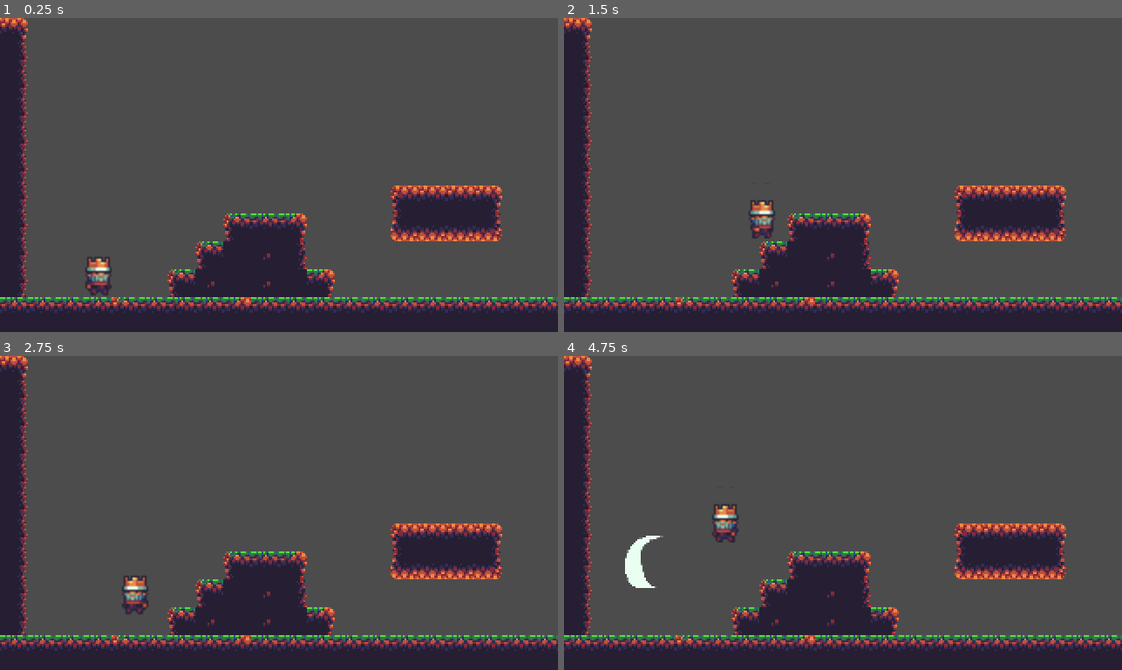
Above: before the commit, frames 1-4 (two rows, left to right).
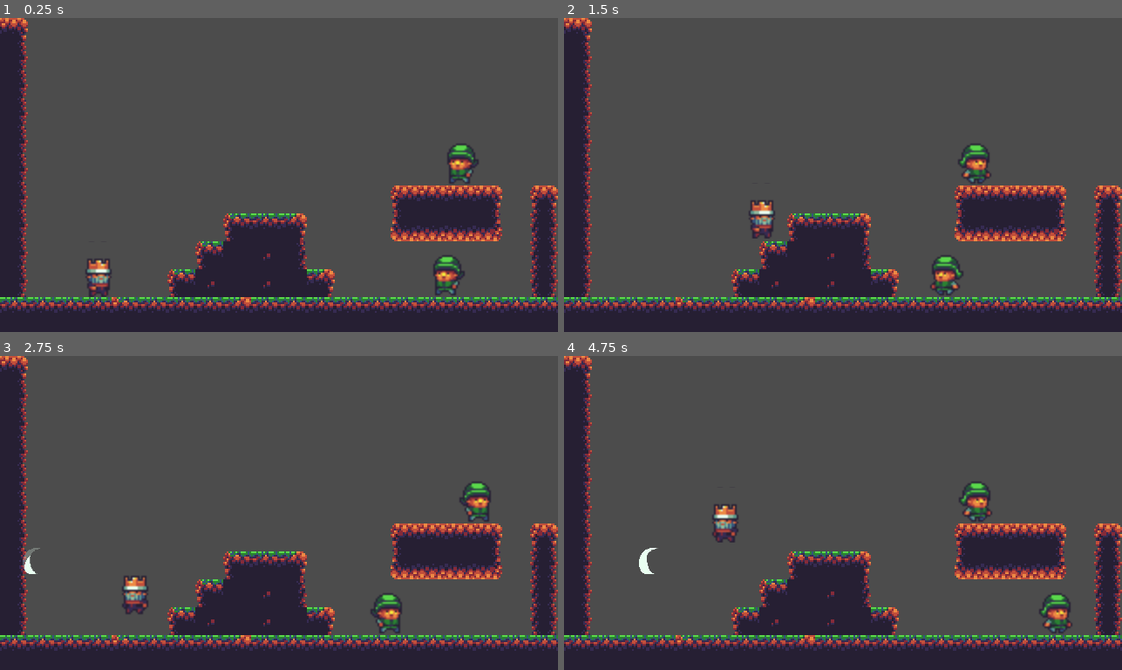
Above: after the commit, the same moments.

Repository: thaian229/Godot-Bizarre-Adventure
Game: Godot game, scene res://scenes/StageOne.tscn
Same seed, same stepped clock (60 frames per second), same inputs: the game is played once before the commit and once after it.
Inputs:
- Up to frame 1 (0.25 s): no input
- Up to frame 2 (1.5 s): hold D (move_right) from 0.53 s (still down); tap Space (attack) at 0.6, 1.35 s; tap W (jump) at 0.77 s
- Up to frame 3 (2.75 s): tap W (jump) at 1.52 s; release D (move_right) at 2.03 s; hold A (move_left) from 2.03 s (still down); tap Space (attack) at 2.1 s
- Up to frame 4 (4.75 s): release A (move_left) at 2.78 s; hold D (move_right) 2.78-4.28 s; tap Space (attack) at 2.85, 3.6, 4.35 s; tap W (jump) at 3.02, 3.77, 4.52 s; hold A (move_left) from 4.28 s (still down)

The runs differ from the first frame. In frame 1, 2.9% of the frame differs, in the area x 15-100%, y 40-89%; in frame 2, 2.6%; in frame 3, 2.7%; in frame 4, 3.2%, in the area x 10-100%, y 40-89%.

Commit message:
add Enemy basic movement

Diff:
--- a/project.godot
+++ b/project.godot
@@ -10,6 +10,11 @@
 
 _global_script_classes=[ {
 "base": "KinematicBody2D",
+"class": "Enemy",
+"language": "GDScript",
+"path": "res://scenes/Enemy.gd"
+}, {
+"base": "KinematicBody2D",
 "class": "Player",
 "language": "GDScript",
 "path": "res://scenes/Player.gd"
@@ -20,6 +25,7 @@
 "path": "res://scenes/Slash.gd"
 } ]
 _global_script_class_icons={
+"Enemy": "",
 "Player": "",
 "Slash": ""
 }
--- /dev/null
+++ b/scenes/Enemy.gd
@@ -0,0 +1,39 @@
+class_name Enemy
+extends KinematicBody2D
+# Simple, base enemy entity
+
+export(int, 0, 200) var speed := 30
+export(int, 0, 500) var gravity := 200
+
+var _direction := Vector2.ZERO
+var _velocity := Vector2.ZERO
+
+onready var animation := $AnimatedSprite as AnimatedSprite
+onready var ground_check := $RayCast2D as RayCast2D
+onready var screen_size := get_viewport_rect().size
+
+func _ready():
+	_direction.x = -1
+	ground_check.position.x = -abs(ground_check.position.x)
+
+func _physics_process(delta: float) -> void:
+	# update move
+	self._update_move(delta)
+	_velocity = move_and_slide(_velocity, Vector2.UP)
+
+	# Prevent player go out of viewport
+	position.x = clamp(position.x, 0, screen_size.x)
+	position.y = clamp(position.y, 0, screen_size.y)
+
+
+func _update_move(delta: float) -> void:
+	# turn on contracting walls or ledges
+	if is_on_wall() or not ground_check.is_colliding():
+		_direction.x *= -1
+		ground_check.position.x *= -1
+
+	_velocity.x = speed * _direction.x
+	_velocity.y += gravity * delta
+
+	animation.flip_h = _direction.x < 0
+	animation.play("walk")
--- /dev/null
+++ b/scenes/Enemy.tscn
@@ -0,0 +1,50 @@
+[gd_scene load_steps=9 format=2]
+
+[ext_resource path="res://sprites/characters.png" type="Texture" id=1]
+[ext_resource path="res://scenes/Enemy.gd" type="Script" id=2]
+
+[sub_resource type="AtlasTexture" id=1]
+atlas = ExtResource( 1 )
+region = Rect2( 0, 64, 32, 32 )
+
+[sub_resource type="AtlasTexture" id=2]
+atlas = ExtResource( 1 )
+region = Rect2( 32, 64, 32, 32 )
+
+[sub_resource type="AtlasTexture" id=3]
+atlas = ExtResource( 1 )
+region = Rect2( 64, 64, 32, 32 )
+
+[sub_resource type="AtlasTexture" id=4]
+atlas = ExtResource( 1 )
+region = Rect2( 96, 64, 32, 32 )
+
+[sub_resource type="SpriteFrames" id=5]
+animations = [ {
+"frames": [ SubResource( 1 ), SubResource( 2 ), SubResource( 3 ), SubResource( 4 ) ],
+"loop": true,
+"name": "walk",
+"speed": 5.0
+} ]
+
+[sub_resource type="RectangleShape2D" id=6]
+extents = Vector2( 9, 11.5 )
+
+[node name="Enemy" type="KinematicBody2D"]
+script = ExtResource( 2 )
+__meta__ = {
+"_edit_group_": true
+}
+
+[node name="AnimatedSprite" type="AnimatedSprite" parent="."]
+frames = SubResource( 5 )
+animation = "walk"
+
+[node name="CollisionShape2D" type="CollisionShape2D" parent="."]
+position = Vector2( -1, 4.5 )
+shape = SubResource( 6 )
+
+[node name="RayCast2D" type="RayCast2D" parent="."]
+position = Vector2( 8, 10 )
+enabled = true
+cast_to = Vector2( 0, 10 )
--- a/scenes/Player.gd
+++ b/scenes/Player.gd
@@ -25,15 +25,14 @@
 	self._move_update()
 	# handle move vertically
 	self._jump_update(delta)
-	# animation for basic movement
-	self._change_move_animation()
 
 	_velocity = move_and_slide(_velocity, Vector2.UP)
-
 	# Prevent player go out of viewport
 	position.x = clamp(position.x, 0, screen_size.x)
 	position.y = clamp(position.y, 0, screen_size.y)
 
+	# animation for basic movement
+	self._change_move_animation()
 	# handle attack
 	self._handle_attack()
 
--- a/scenes/Slash.tscn
+++ b/scenes/Slash.tscn
@@ -28,9 +28,10 @@
 } ]
 
 [sub_resource type="RectangleShape2D" id=6]
-extents = Vector2( 9, 10 )
+extents = Vector2( 12, 14 )
 
 [node name="Slash" type="Area2D"]
+scale = Vector2( 0.5, 0.5 )
 script = ExtResource( 2 )
 
 [node name="AnimatedSprite" type="AnimatedSprite" parent="."]
@@ -41,8 +42,8 @@
 
 [node name="VisibilityNotifier2D" type="VisibilityNotifier2D" parent="."]
 visible = false
-position = Vector2( 7.10543e-15, -1.5 )
-scale = Vector2( 1.2, 1.25 )
+position = Vector2( 7.10543e-15, 9.53674e-07 )
+scale = Vector2( 1.2, 1.4 )
 
 [connection signal="body_entered" from="." to="." method="_on_Slash_body_entered"]
 [connection signal="screen_exited" from="VisibilityNotifier2D" to="." method="_on_VisibilityNotifier2D_screen_exited"]
--- a/scenes/StageOne.tscn
+++ b/scenes/StageOne.tscn
@@ -1,6 +1,7 @@
-[gd_scene load_steps=18 format=2]
+[gd_scene load_steps=19 format=2]
 
 [ext_resource path="res://scenes/Player.tscn" type="PackedScene" id=1]
+[ext_resource path="res://scenes/Enemy.tscn" type="PackedScene" id=2]
 [ext_resource path="res://sprites/sheet.png" type="Texture" id=3]
 
 [sub_resource type="ConvexPolygonShape2D" id=1]
@@ -162,7 +163,13 @@
 tile_set = SubResource( 15 )
 cell_size = Vector2( 16, 16 )
 format = 1
-tile_data = PoolIntArray( 0, 0, 5, 65536, 0, 65541, 131072,  …(98 unchanged characters)… 3231, 0, 4, 393232, 0, 4, 393233, 0, 5, 458752, 0, 65541, 458760, 0, 65537, 458761, 0, 1, 458762, 0, 65538, 458766, 1610612736, 5, 458767, 1610612736, 4, 458768, 1610612736, 4, 458769, 1610612736, 3, 524288, 0, 65541, 524295, 0, 65537, 524296, 0, 65540, 524297, 0, 65536, 524298, 1610612736, 65539, 589824, 0, 65541, 589830, 0, 65537, 589831, 0, 65536, 589832, 0, 65540, 589833, 0, 65536, 589834, 0, 65540, 589835, 0, 65538, 655360, 0, 1, 655361, 0, 1, 655362, 0, …(602 unchanged characters)…
+tile_data = PoolIntArray( 0, 0, 5, 65536, 0, 65541, 131072,  …(98 unchanged characters)… 3231, 0, 4, 393232, 0, 4, 393233, 0, 5, 393235, 0, 6, 458752, 0, 65541, 458760, 0, 65537, 458761, 0, 1, 458762, 0, 65538, 458766, 1610612736, 5, 458767, 1610612736, 4, 458768, 1610612736, 4, 458769, 1610612736, 3, 458771, 0, 65542, 524288, 0, 65541, 524295, 0, 65537, 524296, 0, 65540, 524297, 0, 65536, 524298, 1610612736, 65539, 524307, 0, 65542, 589824, 0, 65541, 589830, 0, 65537, 589831, 0, 65536, 589832, 0, 65540, 589833, 0, 65536, 589834, 0, 65540, 589835, 0, 65538, 589843, 0, 65542, 655360, 0, 1, 655361, 0, 1, 655362, 0, …(602 unchanged characters)…
 __meta__ = {
 "_edit_lock_": true
 }
+
+[node name="Enemy" parent="." instance=ExtResource( 2 )]
+position = Vector2( 264, 144 )
+
+[node name="Enemy2" parent="." instance=ExtResource( 2 )]
+position = Vector2( 272, 80 )
